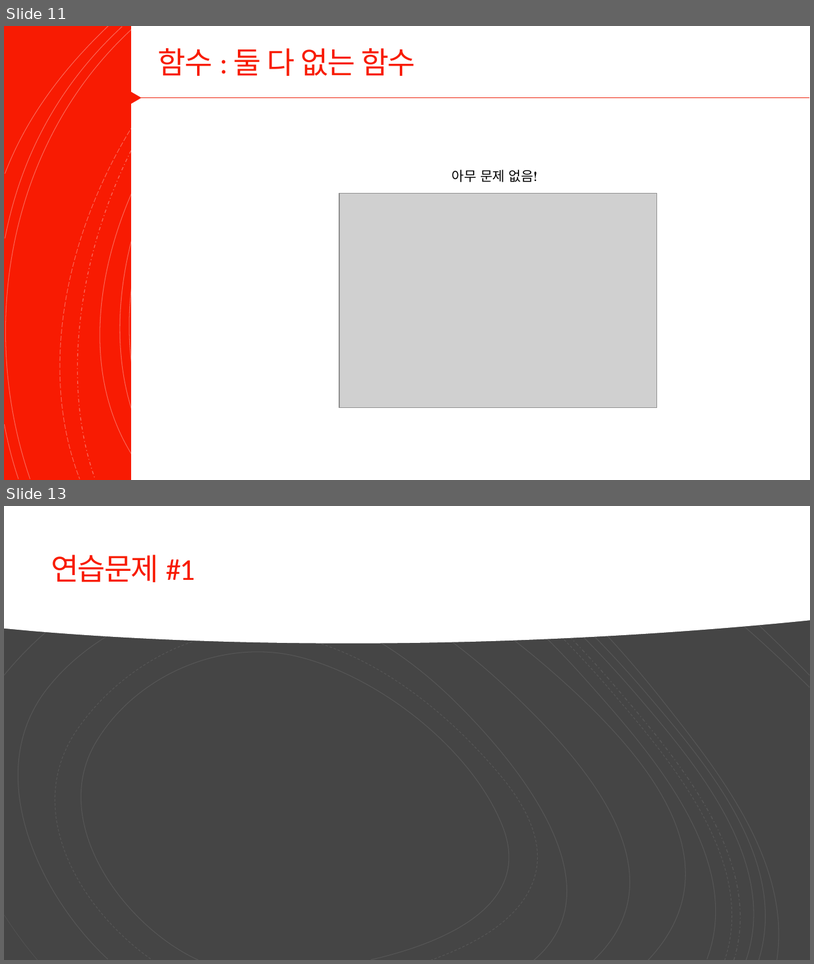
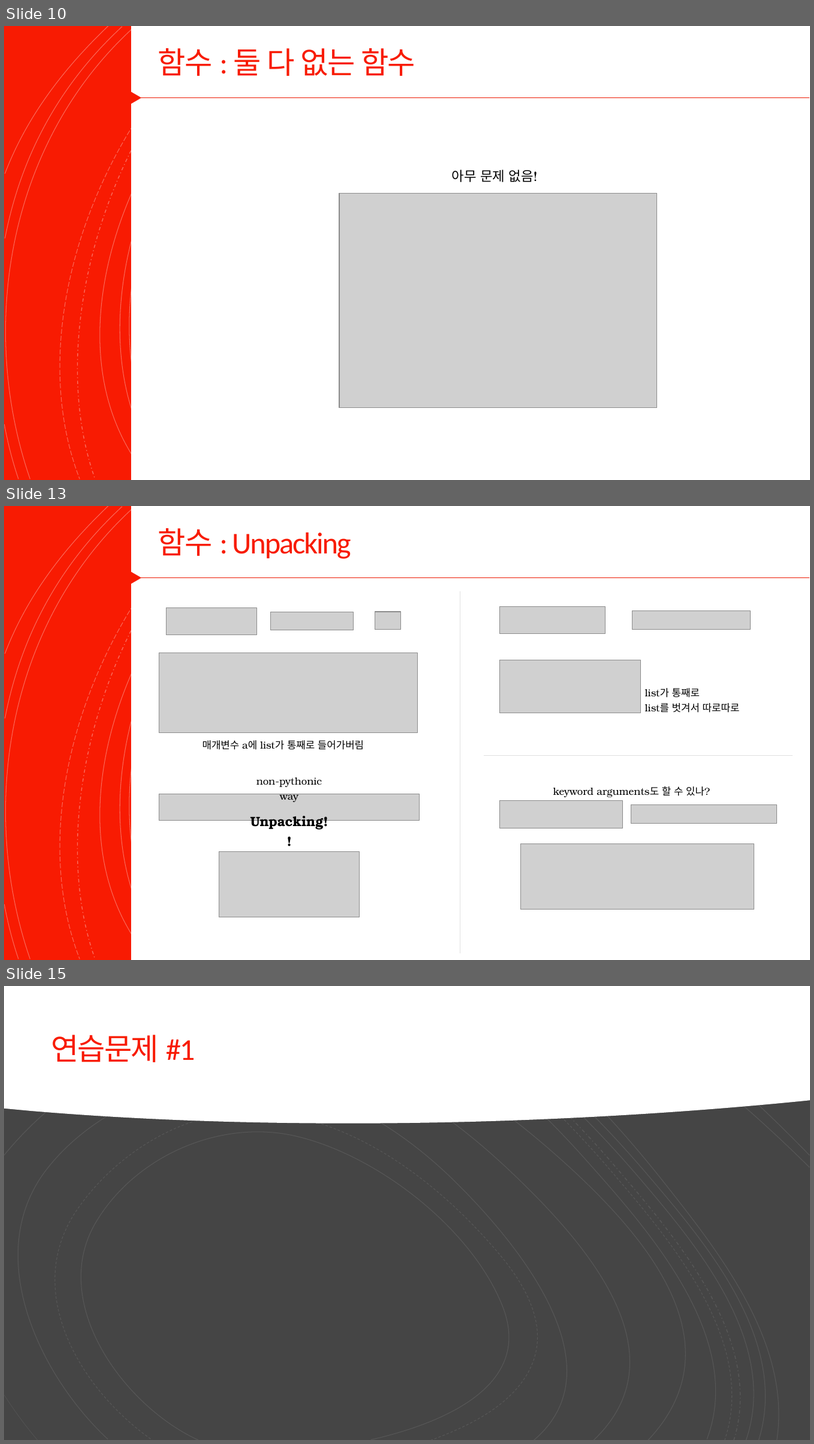
Before and after one commit to Valentine117/python_basic_class, a slide deck: 04장 프로그램의 입력과 출력은 어떻게 해야 할까.pptx. Shown one above the other, each under a label of ours: slides 11 and 13 before the commit, slides 10, 13 and 15 after it; the slides between them are not shown. The pictures are 814x964 and 814x1444 pixels, drawn with LibreOffice and Linux fonts; fonts in the diff are those of the drawing; grey boxes stand for pictures. Boxes give left, top, right and bottom in pixels: in the first picture for what was removed or moved away, otherwise in the second. Text is boxed around its words. In the diff, an @@ line names an element or a change of style, - is before the commit and + after.

```diff
--- a/04장 프로그램의 입력과 출력은 어떻게 해야 할까.pptx
+++ b/04장 프로그램의 입력과 출력은 어떻게 해야 할까.pptx
@@ slide 13 added at (4,506,810,960), background #FFFFFF; not listed: 16 template elements that a slide beside it also shows @@
@@ rectangle added at (4,506,810,960), fill #F81B02 @@
@@ group added at (4,506,809,960): 16 freeform shapes @@
@@ rectangle added at (131,506,810,960), fill #FFFFFF @@
@@ title added at (158,528,351,559), 36 pt, text #F81B02 @@
+함수 : Unpacking
@@ triangle added at (125,567,141,588), fill #F81B02 @@
@@ line added from (141, 577) to (810, 577), #ED1A02 0.75 pt @@
@@ line added from (461, 591) to (461, 953), #E0E0E0 0.75 pt @@
@@ picture added at (166,608,257,635) @@
@@ picture added at (271,612,354,630) @@
@@ picture added at (375,612,401,630) @@
@@ picture added at (500,606,606,633) @@
@@ picture added at (633,610,750,630) @@
@@ picture added at (159,653,418,733) @@
@@ picture added at (500,660,641,713) @@
@@ text added at (645,688,740,712), 12 pt, text #000000 @@
+list가 통째로
+list를 벗겨서 따로따로
@@ text added at (203,740,364,750), 12 pt, text #000000 @@
+매개변수 a에 list가 통째로 들어가버림
@@ line added from (485, 755) to (794, 755), #E0E0E0 0.75 pt @@
@@ picture added at (159,793,420,820) @@
@@ text added at (257,777,322,802), 12 pt, text #000000 @@
+non-pythonic way
@@ text added at (554,786,710,797), 12 pt, text #000000 @@
+keyword arguments도 할 수 있나?
@@ picture added at (500,801,623,828) @@
@@ picture added at (632,805,778,823) @@
@@ text added at (251,816,329,830), 16 pt, text #000000, bold @@
+Unpacking!!
@@ picture added at (521,844,754,909) @@
@@ picture added at (219,852,360,917) @@
@@ what was slide 11 is now slide 10 @@
@@ what was slide 13 is now slide 15 @@
```
Also in this commit, not shown: 1 slide changed, 2 other slides added, 1 slide removed.
